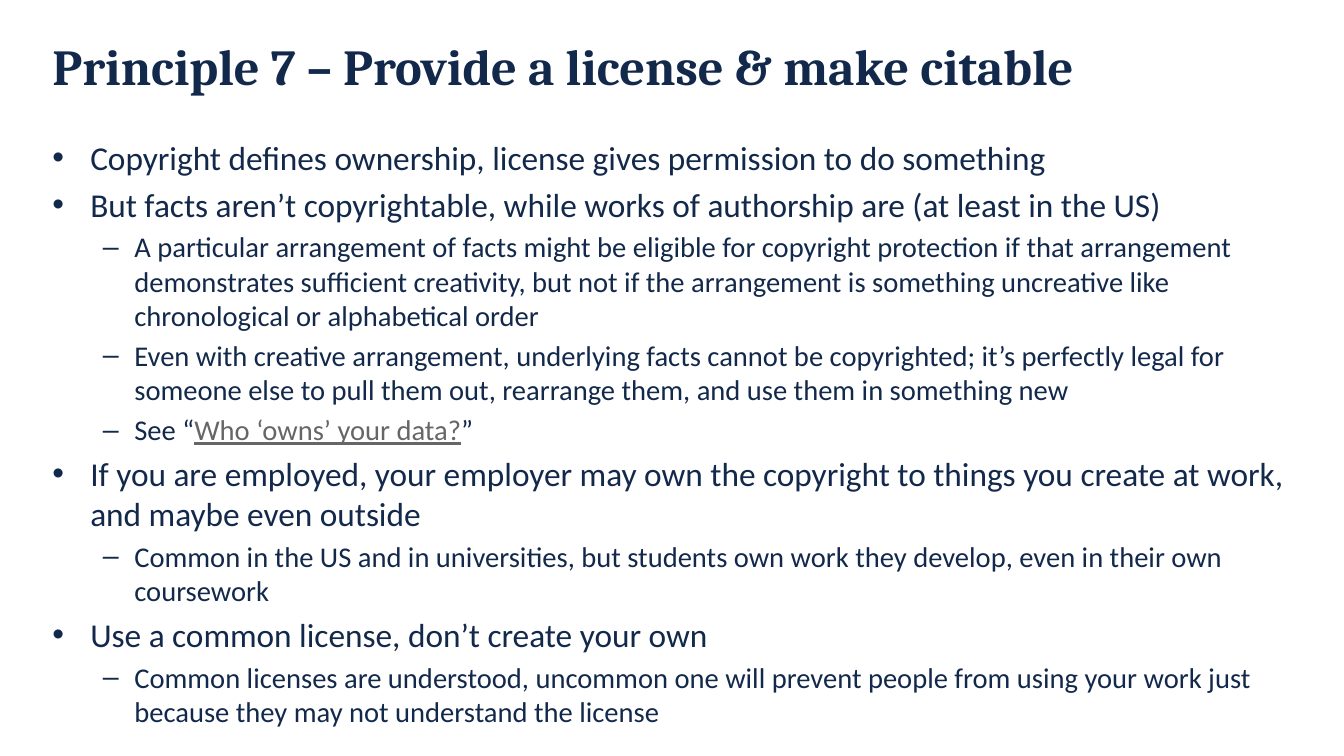
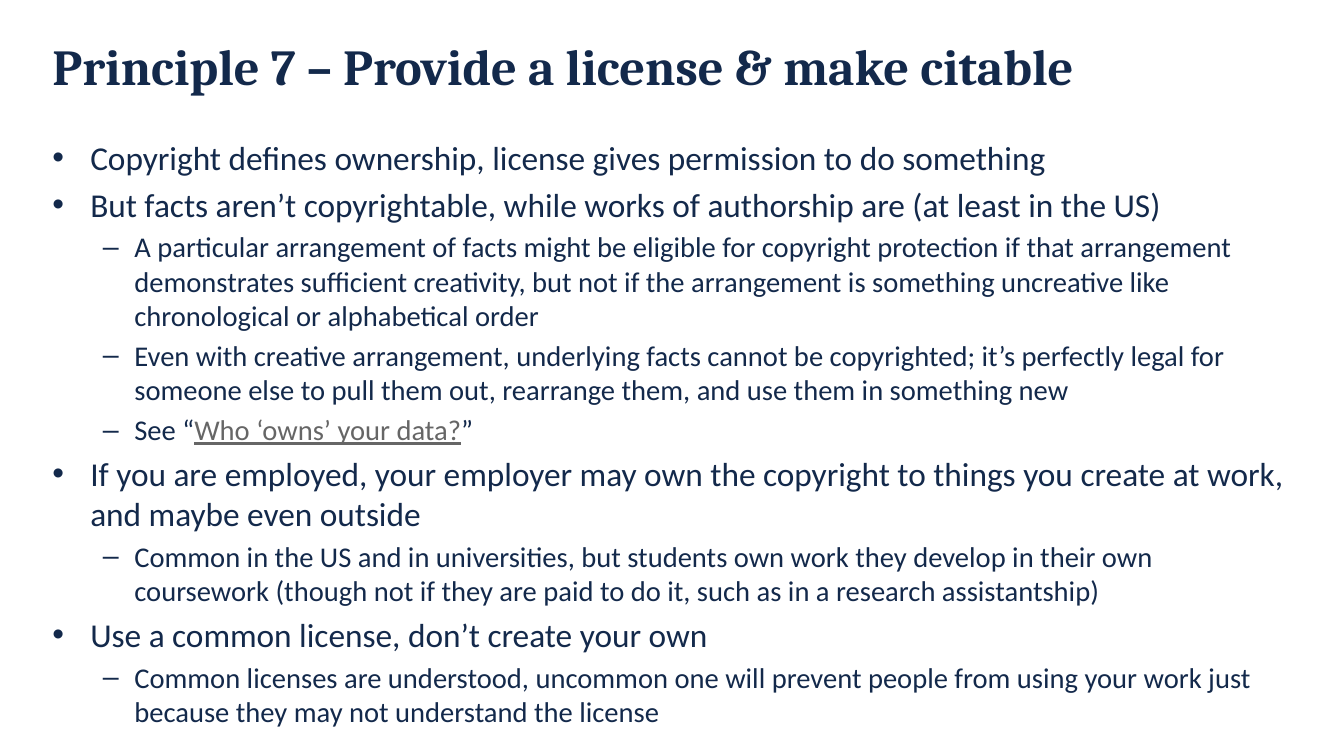
Before and after one commit to danielskatz/repro-fdtd1d, a slide deck: slide 24 of Computational_Reproducibility.pptx. Drawn at 1344x756 pixels with LibreOffice and Linux fonts; fonts in the diff are those of the drawing; background and template pictures are left out. Boxes give left, top, right and bottom in pixels: in the first picture for what was removed or moved away, otherwise in the second. Text is boxed around its words. In the diff, an @@ line names an element or a change of style, - is before the commit and + after.

```diff
--- a/Computational_Reproducibility.pptx
+++ b/Computational_Reproducibility.pptx
@@ text at bbox=[134, 547, 1152, 606]: text changed @@
-  – Common in the US and in universities, but students own work they develop, even in their own coursework
+  – Common in the US and in universities, but students own work they develop in their own coursework (though not if they are paid to do it, such as in a research assistantship)
```
Also in this commit, not shown: 1 other slide changed, 1 other file.
